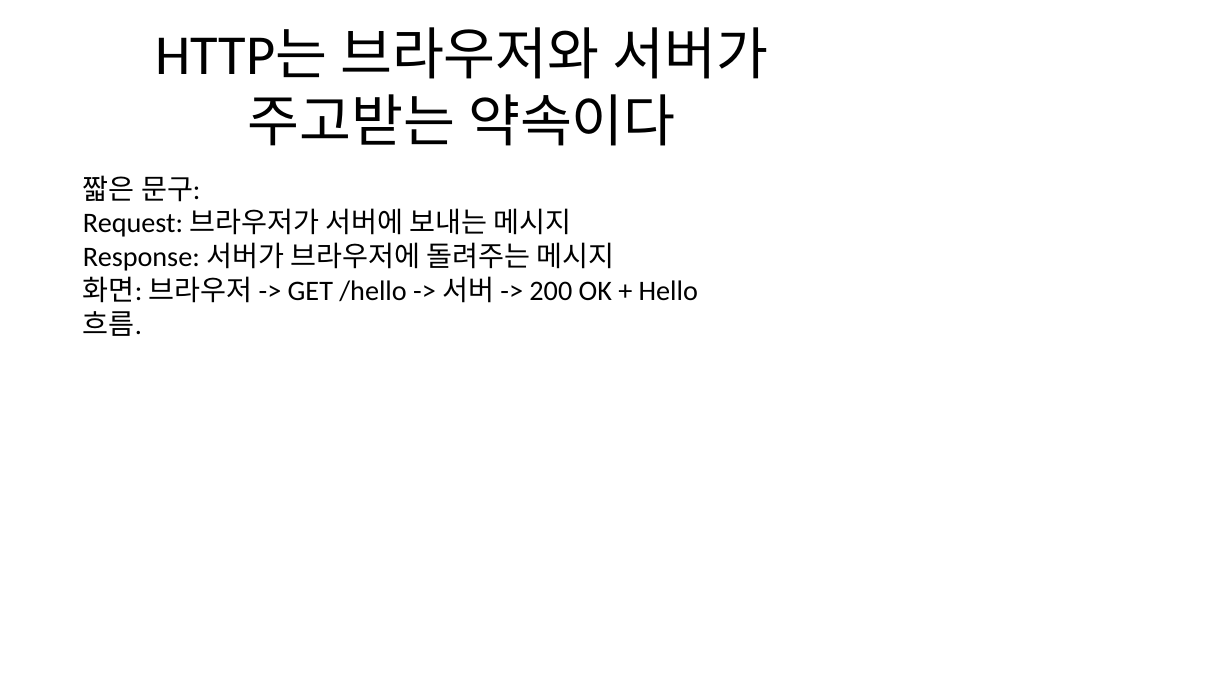
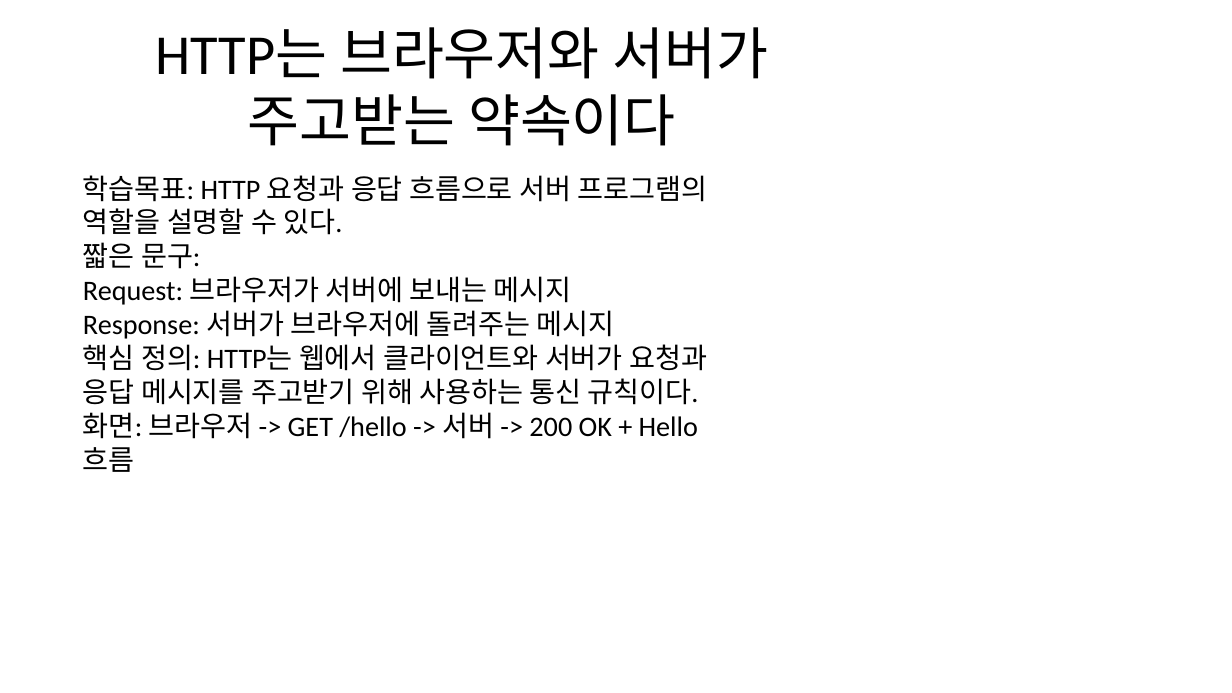
Before and after one commit to openskill-harness/lecture-workflow, a slide deck: slide 5 of courses/spring-boot-basic/pptx/ch01.pptx. Drawn at 1232x693 pixels with LibreOffice and Linux fonts; fonts in the diff are those of the drawing. Boxes give left, top, right and bottom in pixels: in the first picture for what was removed or moved away, otherwise in the second. Text is boxed around its words. In the diff, an @@ line names an element or a change of style, - is before the commit and + after.

```diff
--- a/courses/spring-boot-basic/pptx/ch01.pptx
+++ b/courses/spring-boot-basic/pptx/ch01.pptx
@@ text at [83,175,707,235]: paragraph added @@
+학습목표: HTTP 요청과 응답 흐름으로 서버 프로그램의 역할을 설명할 수 있다.
@@ text at [83,344,707,472]: text changed @@
-화면: 브라우저 -> GET /hello -> 서버 -> 200 OK + Hello 흐름.
+핵심 정의: HTTP는 웹에서 클라이언트와 서버가 요청과 응답 메시지를 주고받기 위해 사용하는 통신 규칙이다.
+화면: 브라우저 -> GET /hello -> 서버 -> 200 OK + Hello 흐름
```
Also in this commit, not shown: 25 other slides changed, 24 other files.
